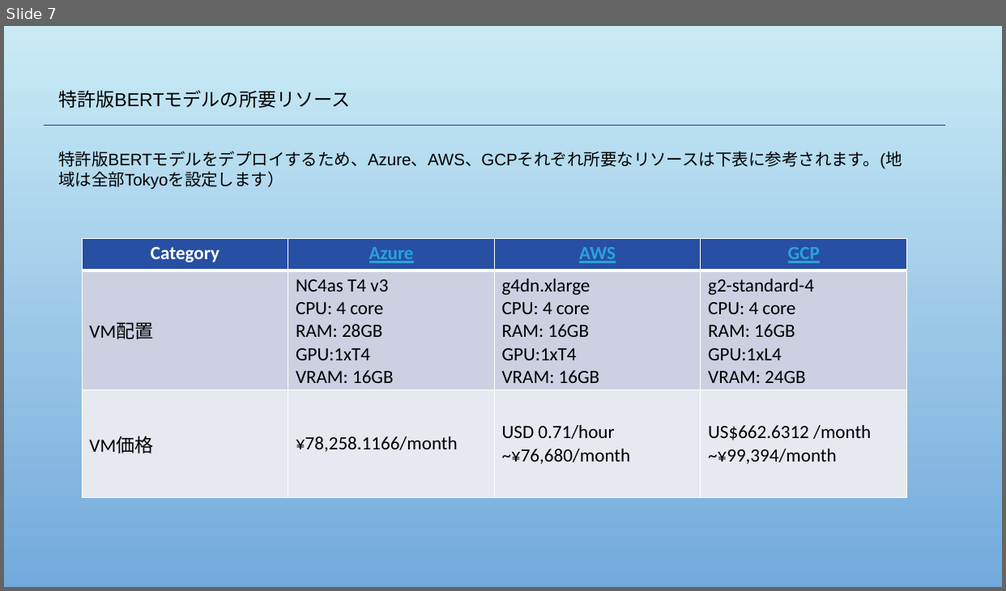
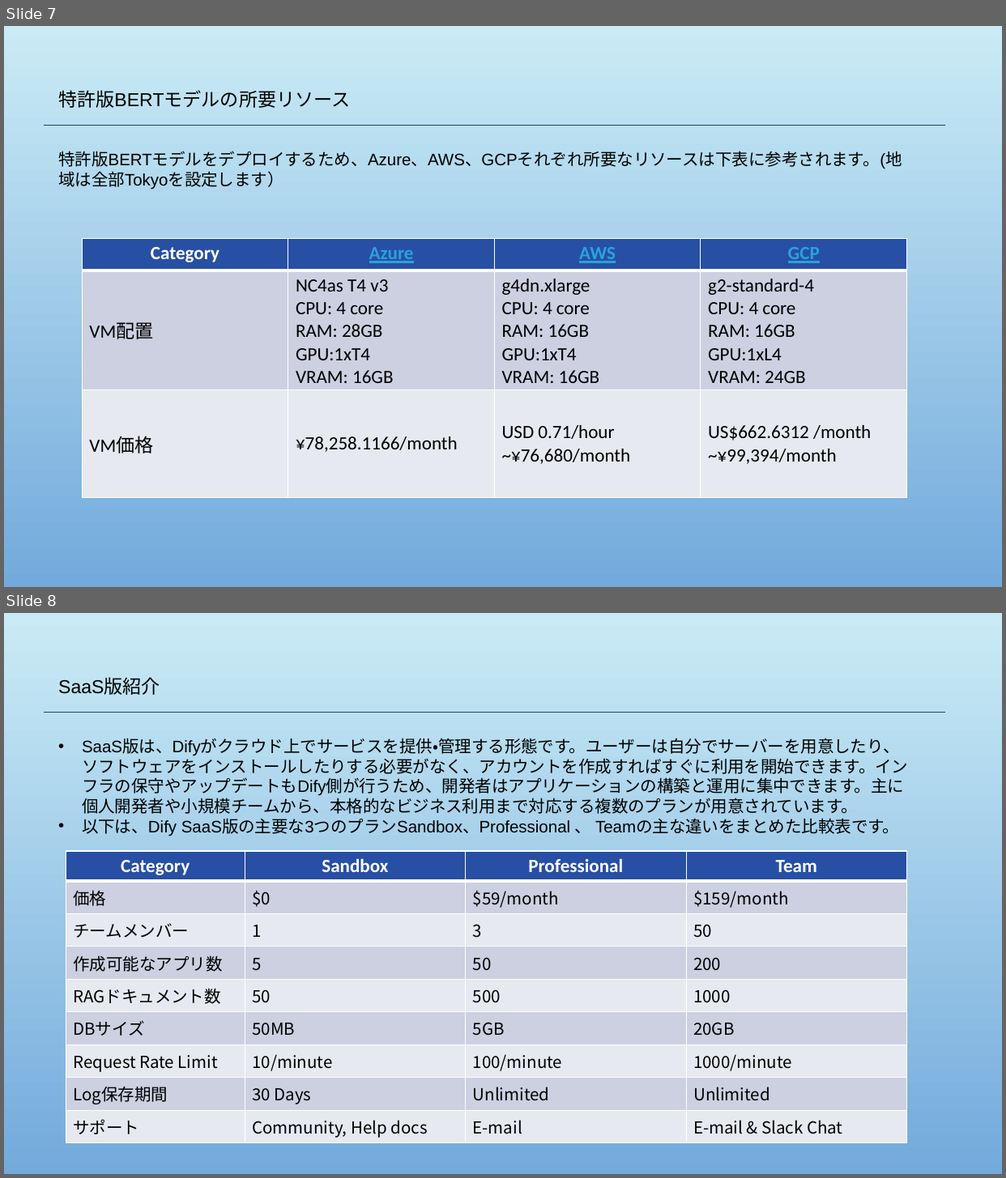
Before and after one commit to WUTIANYAO/-, a slide deck: Research2.pptx. Shown one above the other, each under a label of ours: slide 7 before the commit, slides 7 and 8 after it. The pictures are 1006x591 and 1006x1178 pixels, drawn with LibreOffice and Linux fonts; fonts in the diff are those of the drawing; background and template pictures are left out. Boxes give left, top, right and bottom in pixels: in the first picture for what was removed or moved away, otherwise in the second. Text is boxed around its words. In the diff, an @@ line names an element or a change of style, - is before the commit and + after.

```diff
--- a/Research2.pptx
+++ b/Research2.pptx
@@ slide 8 added at bbox=[4, 613, 1002, 1174], background picture (left out) @@
@@ text added at bbox=[58, 678, 160, 695], 18 pt, text #000000 @@
+SaaS版紹介
@@ line added from (44, 713) to (946, 713), #1F3F83 0.75 pt @@
@@ text added at bbox=[82, 739, 908, 837], 16 pt, text #000000 @@
+• SaaS版は、Difyがクラウド上でサービスを提供・管理する形態です。ユーザーは自分でサーバーを用意したり、ソフトウェアをインストールしたりする必要がなく、アカウントを作成すればすぐに利用を開始できます。インフラの保守やアップデートもDify側が行うため、開発者はアプリケーションの構築と運用に集中できます。主に個人開発者や小規模チームから、本格的なビジネス利用まで対応する複数のプランが用意されています。
+• 以下は、Dify SaaS版の主要な3つのプランSandbox、Professional 、 Teamの主な違いをまとめた比較表です。
@@ table added at bbox=[66, 851, 907, 1144], 9 rows, 4 columns @@
+Category | Sandbox | Professional | Team
+価格 | $0 | $59/month | $159/month
+チームメンバー | 1 | 3 | 50
+作成可能なアプリ数 | 5 | 50 | 200
+RAGドキュメント数 | 50 | 500 | 1000
+DBサイズ | 50MB | 5GB | 20GB
+Request Rate Limit | 10/minute | 100/minute | 1000/minute
+Log保存期間 | 30 Days | Unlimited | Unlimited
+サポート | Community, Help docs | E-mail | E-mail & Slack Chat
```
Also in this commit, not shown: 2 other slides added.
